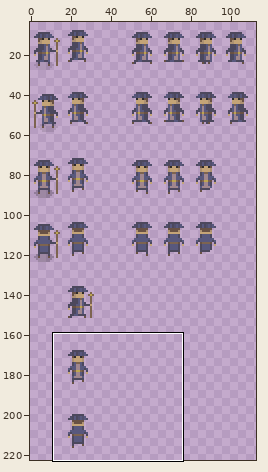
Pixel-art file, stored at game/assets/pixel_art_mage_animation.ase. The first picture is a wide view before the edit; the outline marks the close-up.
Close-up. The starting point:
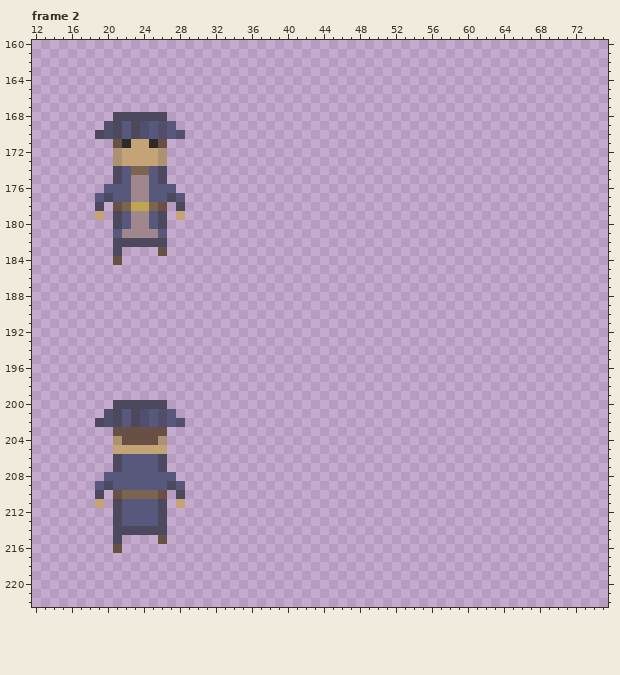
128x224 pixels, 8 frames. Shown: frame 2: x 12..75, y 160..222. The wide view leaves out empty margins. The commit also changed other frames or places, which this record leaves out.
Now the later version:
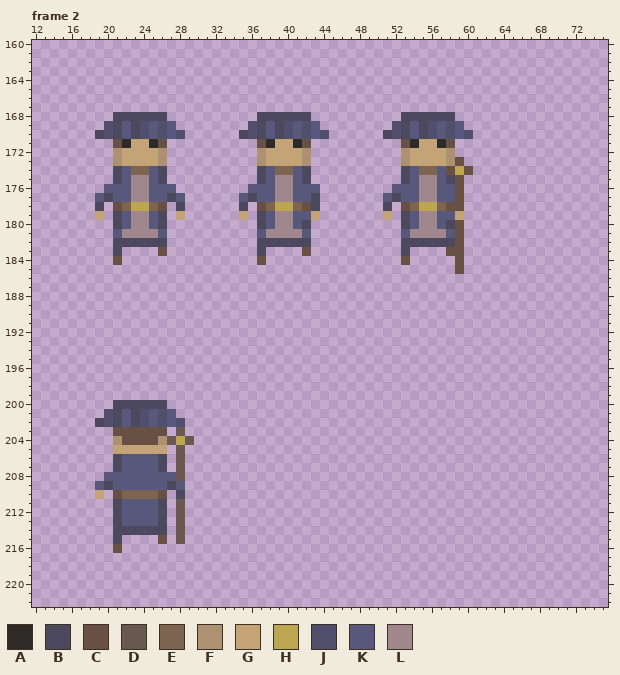
Palette (. is transparent): A #2d2a28  B #4c485d  C #685144  D #695950  E #7d6450  F #ad9172  G #c4a477  H #bda650  J #514f6c  K #58587d  L #a0878e
Changes in this commit:
--- frame 2
@@ x 33..62 @@
 167 ..............................
-168 ..............................
-169 ..............................
-170 ..............................
-171 ..............................
-172 ..............................
-173 ..............................
-174 ..............................
-175 ..............................
-176 ..............................
-177 ..............................
-178 ..............................
-179 ..............................
-180 ..............................
-181 ..............................
-182 ..............................
-183 ..............................
-184 ..............................
-185 ..............................
+168 ....BBBBBB..........BBBBBB....
+169 ...JBKBJKJK........JBKBJKJK...
+170 ..BJBKBJKJKJ......BJBKBJKJKJ..
+171 ....CAGGAC..........CAGGAC....
+172 ....FGGGGF..........FGGGGF....
+173 ....FGGGGF..........FGGGGFC...
+174 ....BKEEKB..........BKEEKCHC..
+175 ....BKLLKB..........BKLLKBC...
+176 ...KKKLLKKK........KKKLLKKC...
+177 ..KBKKLLKKB.......KBKKLLKKC...
+178 ..B.CEHHECB.......B.CEHHECC...
+179 ..G.BKLLKKG.......G.BKLLKKG...
+180 ....BKLLKB..........BKLLKBC...
+181 ....KLLLLK..........KLLLLKC...
+182 ....BBBBBB..........BBBBBBC...
+183 ....B....C..........B....CC...
+184 ....C...............C.....C...
+185 ..........................C...
 186 ..............................
@@ x 17..31 @@
 202 ..BJBKBJKJKJ...
-203 ....CCCCCC.....
-204 ....FCCCCF.....
-205 ....GGGGGG.....
-206 ....BKKKKB.....
-207 ....BKKKKB.....
-208 ...KKKKKKKK....
+203 ....CCCCCC.D...
+204 ....FCCCCFDHD..
+205 ....GGGGGG.D...
+206 ....BKKKKB.D...
+207 ....BKKKKB.D...
+208 ...KKKKKKKKD...
 209 ..KBKKKKKKBK...
-210 ..B.CEEEEC.B...
-211 ..G.BKKKKB.G...
-212 ....BKKKKB.....
-213 ....BKKKKB.....
-214 ....BBBBBB.....
-215 ....B....C.....
+210 ..G.CEEEEC.B...
+211 ....BKKKKB.D...
+212 ....BKKKKB.D...
+213 ....BKKKKB.D...
+214 ....BBBBBB.D...
+215 ....B....C.D...
 216 ....C..........
Pixel boxes of the changes (left, top, right, bottom) in both close-ups:
added: (239, 112, 329, 265)
added: (383, 112, 473, 274)
changed: (167, 427, 194, 544)
changed: (95, 490, 104, 508)
